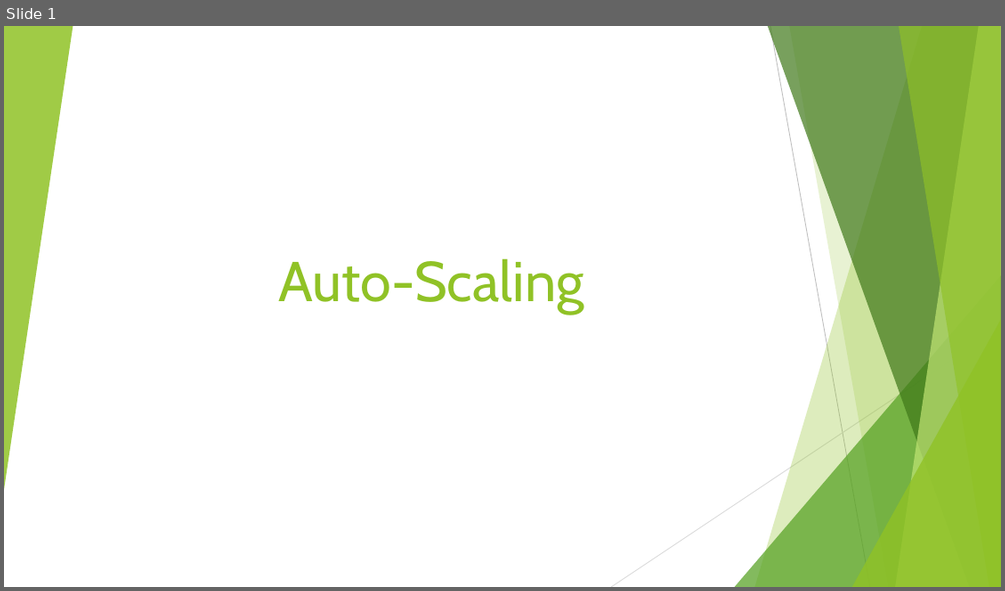
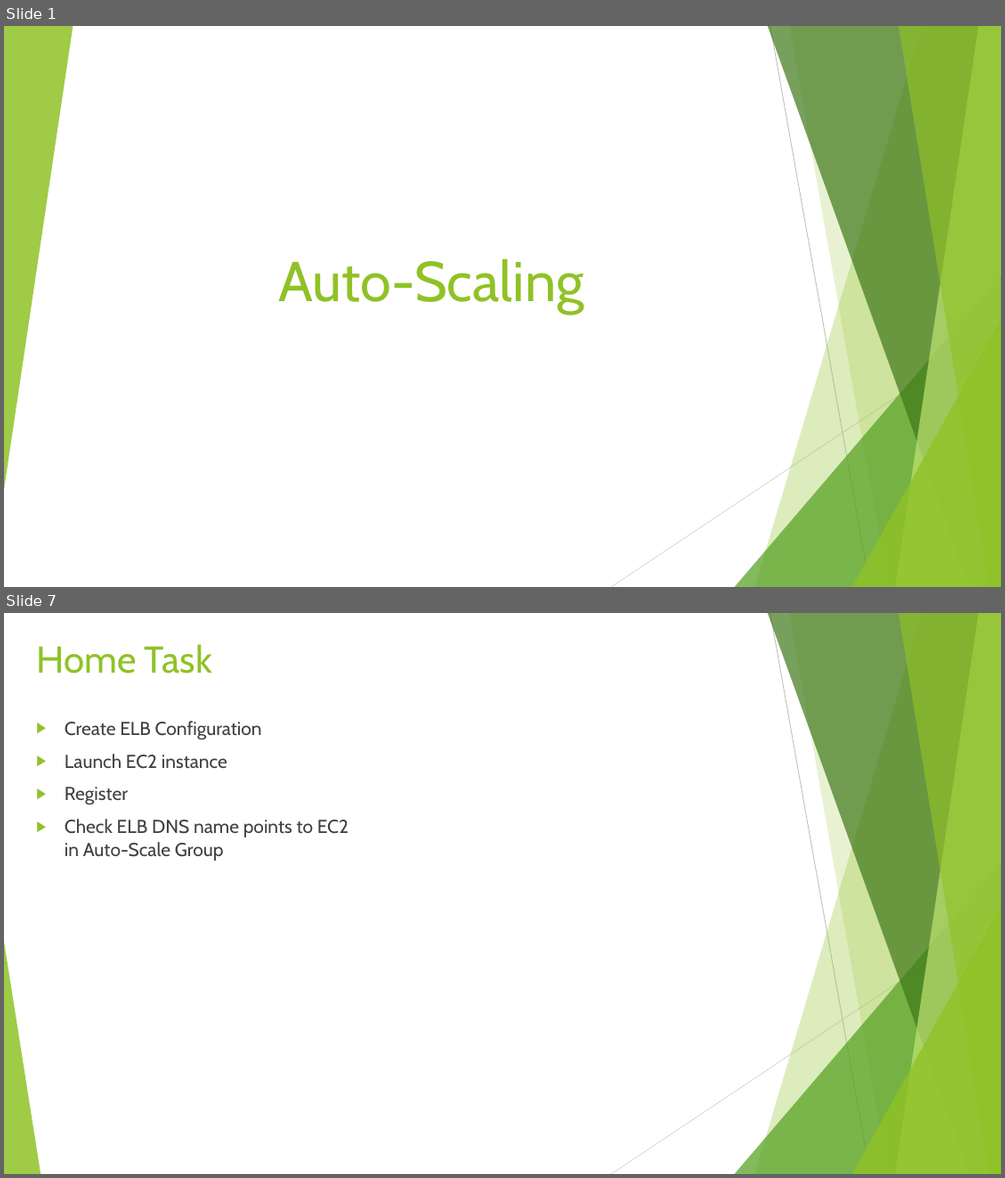
Before and after one commit to rusergei2010/AWSCourse2019, a slide deck: Lecture_3_Auto_Scaling/auto_scale.pptx. Shown one above the other, each under a label of ours: slide 1 before the commit, slides 1 and 7 after it; the slides between them are not shown. The pictures are 1005x591 and 1005x1178 pixels, drawn with LibreOffice and Linux fonts; fonts in the diff are those of the drawing. Boxes give left, top, right and bottom in pixels: in the first picture for what was removed or moved away, otherwise in the second. Text is boxed around its words. In the diff, an @@ line names an element or a change of style, - is before the commit and + after.

```diff
--- a/Lecture_3_Auto_Scaling/auto_scale.pptx
+++ b/Lecture_3_Auto_Scaling/auto_scale.pptx
@@ slide 7 added at <box>4,613,1001,1174</box>, background #FFFFFF; not listed: 9 template elements that a slide beside it also shows @@
@@ title added at <box>36,644,212,674</box>, 36 pt, text #90C226 @@
+Home Task
@@ text added at <box>65,721,348,860</box>, 18 pt, text #404040 @@
+▶ Create ELB Configuration
+▶ Launch EC2 instance
+▶ Register
+▶ Check ELB DNS name points to EC2 in Auto-Scale Group
@@ triangle added at <box>4,941,40,1174</box>, fill #90C226 at 85% opacity @@
```
Also in this commit, not shown: 4 slides changed, 1 other slide added, 28 other files.
